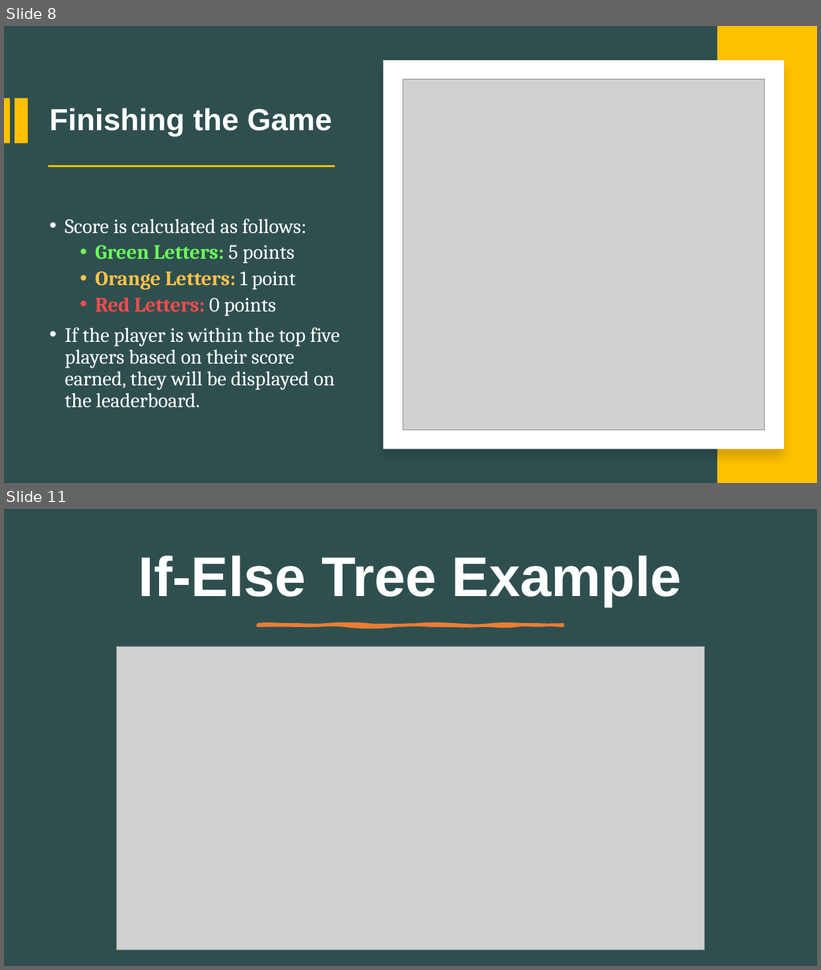
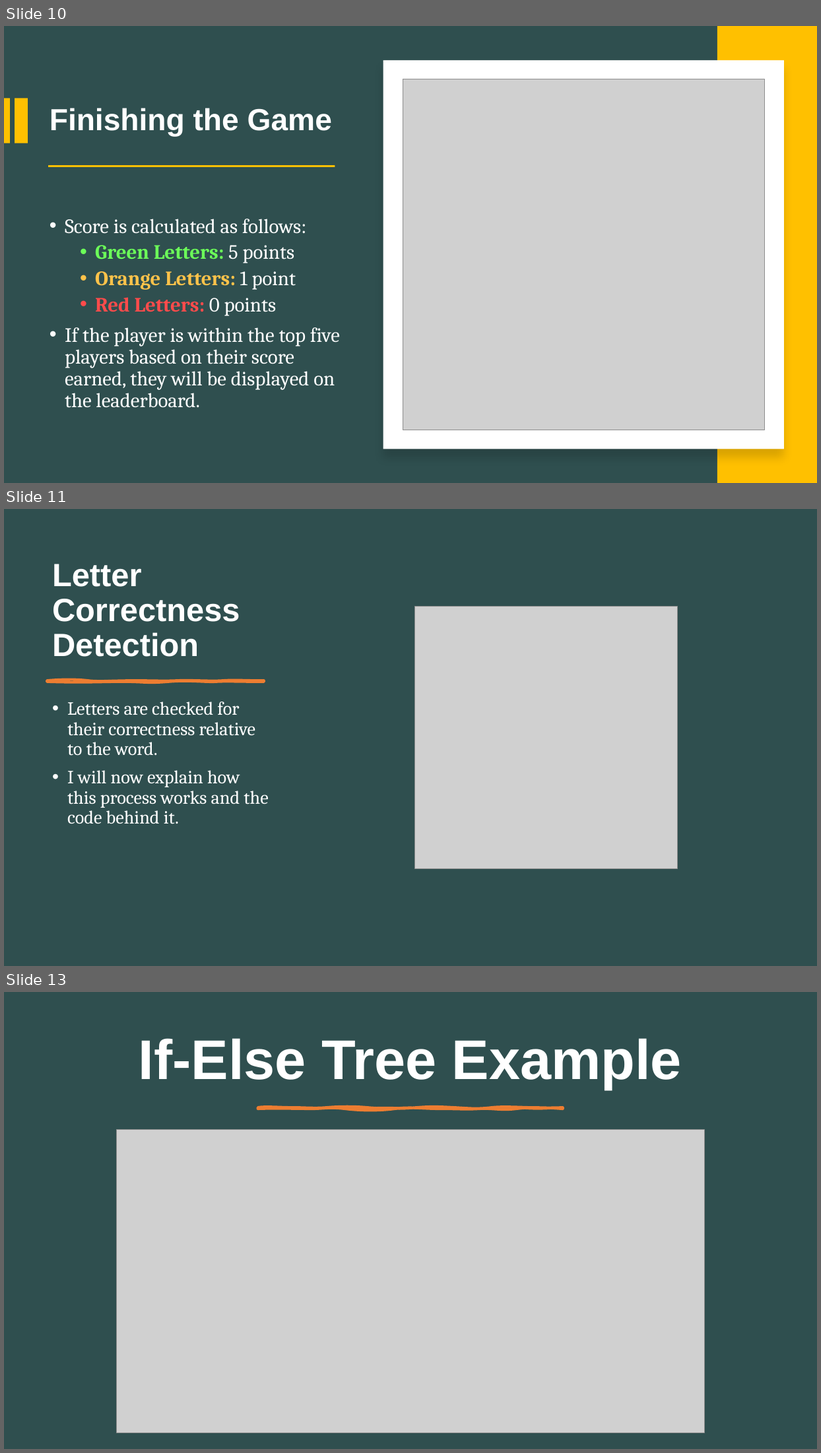
Before and after one commit to MatteoSalverio/ratlab, a slide deck: projects/crosswordle2/CrossWordle Presentation.pptx. Shown one above the other, each under a label of ours: slides 8 and 11 before the commit, slides 10, 11 and 13 after it; the slides between them are not shown. The pictures are 821x970 and 821x1453 pixels, drawn with LibreOffice and Linux fonts; fonts in the diff are those of the drawing; grey boxes stand for pictures. Boxes give left, top, right and bottom in pixels: in the first picture for what was removed or moved away, otherwise in the second. Text is boxed around its words. In the diff, an @@ line names an element or a change of style, - is before the commit and + after.

```diff
--- a/projects/crosswordle2/CrossWordle Presentation.pptx
+++ b/projects/crosswordle2/CrossWordle Presentation.pptx
@@ slide 11 added at <box>4,509,817,966</box>, background #2F4F4F @@
@@ title added at <box>52,564,240,657</box>, 38 pt, text #FFFFFF, bold @@
+Letter Correctness Detection
@@ picture added at <box>415,607,677,869</box> @@
@@ freeform shape added at <box>47,681,264,682</box>, fill #ED7D31, outline #ED7D31 3 pt @@
@@ text added at <box>67,702,268,824</box>, 22 pt, text #FFFFFF @@
+• Letters are checked for their correctness relative to the word.
+• I will now explain how this process works and the code behind it.
@@ what was slide 8 is now slide 10 @@
@@ what was slide 11 is now slide 13 @@
```
Also in this commit, not shown: 3 slides changed, 4 other slides added, 1 slide removed, 3 other files.
